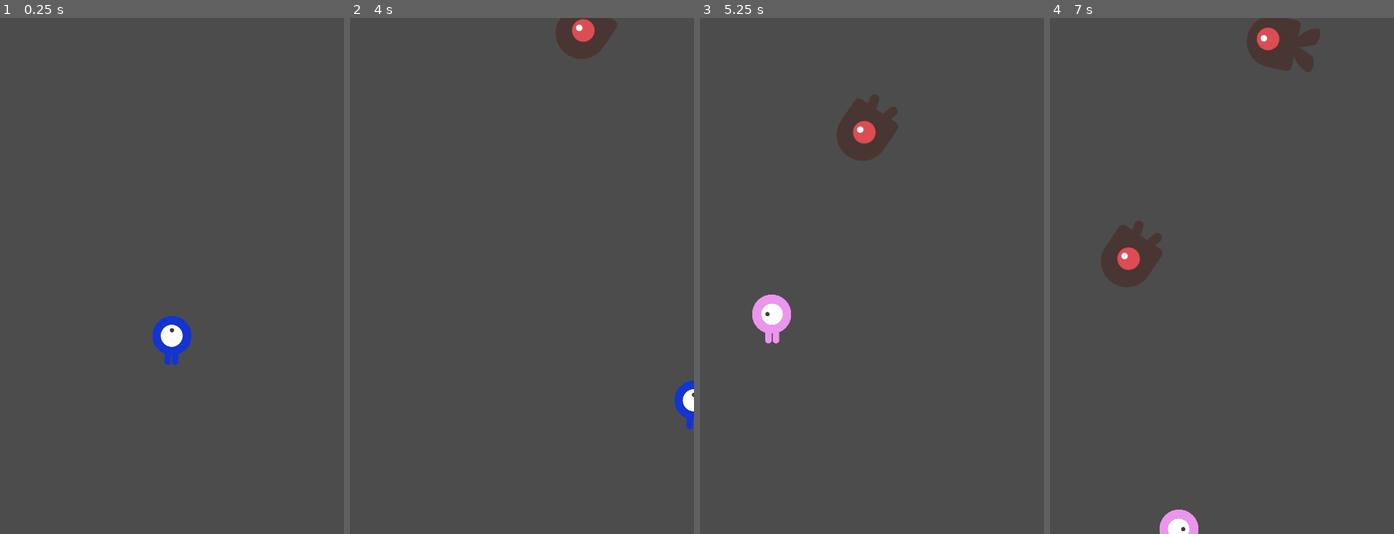
Above: before the commit, frames 1-4 (left to right).
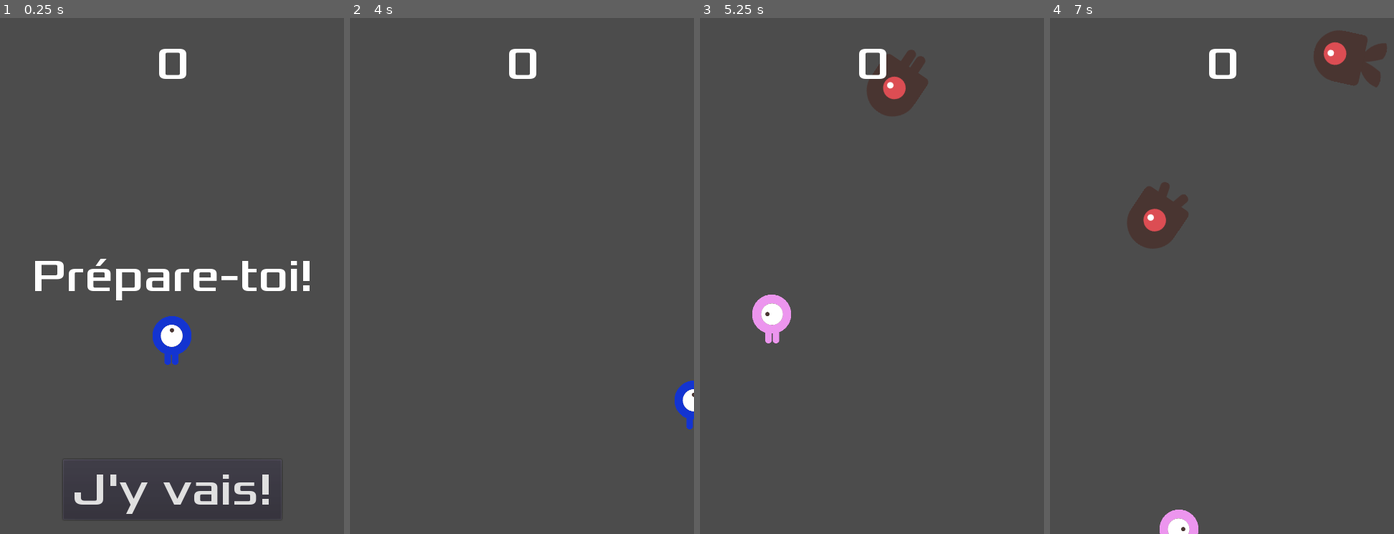
Above: after the commit, the same moments.

Repository: mathieu-bergeron/boules-de-neige
Game: Godot game, scene res://Main.tscn
Same seed, same stepped clock (60 frames per second), same inputs: the game is played once before the commit and once after it. The project has no main scene, so this scene is started directly.
Inputs (mouse positions are in pixels of both pictures, inside the frame that each line leads up to):
- Up to frame 1 (0.25 s): no input
- Up to frame 2 (4 s): click (522, 487) at 0.5 s, where only the run after the commit has a clickable "J'y vais!"; tap Enter at 1.25 s; hold Right (move_right) 1.28-2.03 s; hold Down (move_down) 2.03-2.78 s; hold Right (move_right) 2.78-3.53 s; hold Up (move_up) from 3.53 s (still down)
- Up to frame 3 (5.25 s): release Up (move_up) at 4.28 s; hold Left (move_left) from 4.28 s (still down)
- Up to frame 4 (7 s): release Left (move_left) at 5.78 s; hold Down (move_down) 5.78-6.53 s; hold Right (move_right) from 6.53 s (still down)

The runs differ from the first frame. In frame 1, 3.3% of the frame differs, in the area x 10-90%, y 5-98%; in frame 2, 1.4%; in frame 3, 3.0%; in frame 4, 6.0%, in the area x 14-98%, y 0-53%.

Commit message:
en cours

Diff:
--- a/tutoriels/tutoriel_godot01/HUD.gd
+++ b/tutoriels/tutoriel_godot01/HUD.gd
@@ -11,20 +11,25 @@
 	show_message("Perdu!")
 	yield($MessageTimer, "timeout")
 
-	$MessageTimer.text = "Prépare-toi!"
+	$Message.text = "Prépare-toi!"
 	$Message.show()
 
 	yield(get_tree().create_timer(1), "timeout")
 	$StartButton.show()
 
-# Declare member variables here. Examples:
-# var a = 2
-# var b = "text"
+
+func update_score(score):
+	$ScoreLabel.text = str(score)
 
 # Called when the node enters the scene tree for the first time.
 func _ready():
-	pass # Replace with function body.
+	$Message.hide()
 
-# Called every frame. 'delta' is the elapsed time since the previous frame.
-#func _process(delta):
-#	pass
+
+func _on_StartButton_pressed():
+	$StartButton.hide()
+	emit_signal("start_game")
+
+
+func _on_MessageTimer_timeout():
+	$Message.hide()
--- a/tutoriels/tutoriel_godot01/HUD.tscn
+++ b/tutoriels/tutoriel_godot01/HUD.tscn
@@ -39,6 +39,7 @@
 margin_bottom = 39.0
 custom_fonts/font = SubResource( 2 )
 text = "Prépare-toi!"
+align = 1
 
 [node name="StartButton" type="Button" parent="."]
 anchor_left = 0.5
@@ -55,3 +56,5 @@
 [node name="MessageTimer" type="Timer" parent="."]
 wait_time = 2.0
 one_shot = true
+[connection signal="pressed" from="StartButton" to="." method="_on_StartButton_pressed"]
+[connection signal="timeout" from="MessageTimer" to="." method="_on_MessageTimer_timeout"]
--- a/tutoriels/tutoriel_godot01/Main.gd
+++ b/tutoriels/tutoriel_godot01/Main.gd
@@ -16,11 +16,14 @@
 func game_over():
 	$ScoreTimer.stop()
 	$MobTimer.stop()
+	$HUD.show_game_over()
 
 func new_game():
 	score = 0
 	$Player.start($StartPosition.position)
 	$StartTimer.start()
+	$HUD.update_score(score)
+	$HUD.show_message("Prépare-toi!")
 
 func _on_MobTimer_timeout():
 
--- a/tutoriels/tutoriel_godot01/Main.tscn
+++ b/tutoriels/tutoriel_godot01/Main.tscn
@@ -1,8 +1,9 @@
-[gd_scene load_steps=5 format=2]
+[gd_scene load_steps=6 format=2]
 
 [ext_resource path="res://Main.gd" type="Script" id=1]
 [ext_resource path="res://Mob.tscn" type="PackedScene" id=2]
 [ext_resource path="res://Player.tscn" type="PackedScene" id=3]
+[ext_resource path="res://HUD.tscn" type="PackedScene" id=4]
 
 [sub_resource type="Curve2D" id=1]
 _data = {
@@ -34,7 +35,10 @@
 
 [node name="MobSpawnLocation" type="PathFollow2D" parent="MobPath"]
 position = Vector2( 0, 10 )
+
+[node name="HUD" parent="." instance=ExtResource( 4 )]
 [connection signal="hit" from="Player" to="." method="game_over"]
 [connection signal="timeout" from="MobTimer" to="." method="_on_MobTimer_timeout"]
 [connection signal="timeout" from="ScoreTimer" to="." method="_on_ScoreTimer_timeout"]
 [connection signal="timeout" from="StartTimer" to="." method="_on_StartTimer_timeout"]
+[connection signal="start_game" from="HUD" to="." method="new_game"]
